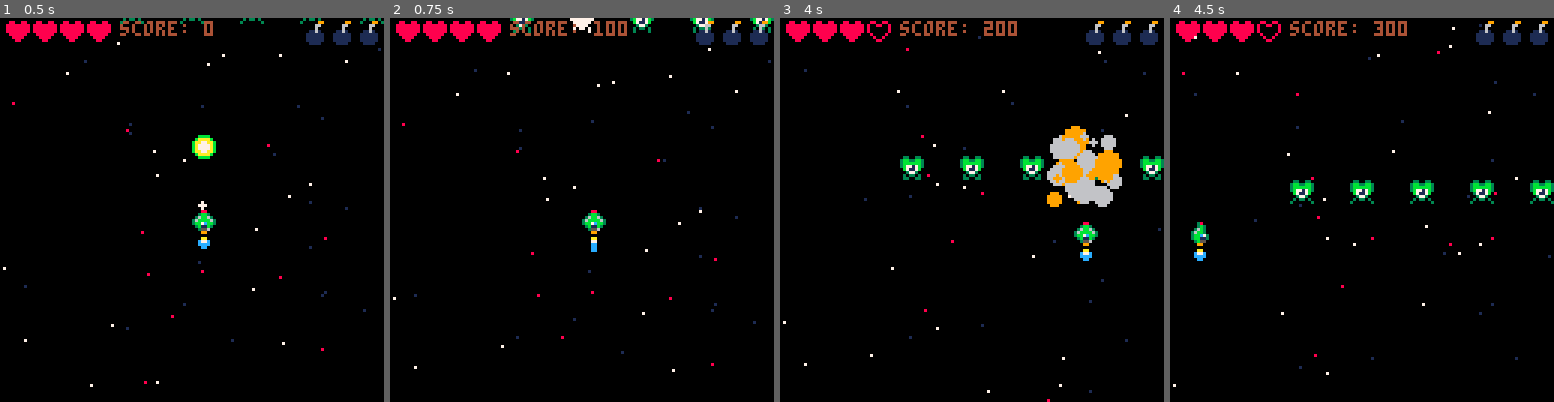
Above: before the commit, frames 1-4 (left to right).
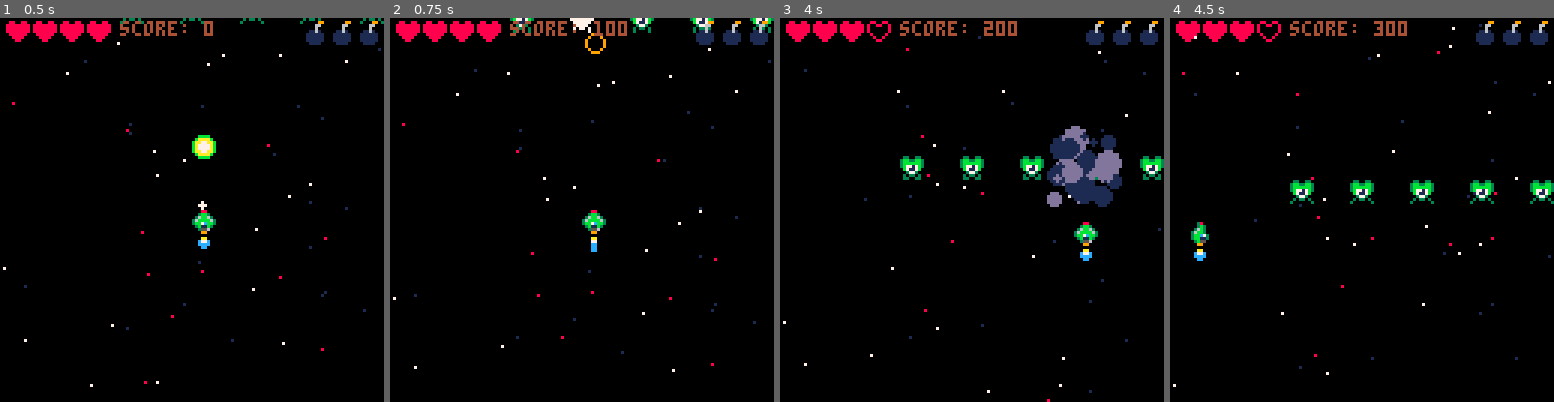
Above: after the commit, the same moments.

Repository: ata-o/shmup
Game: PICO-8 cartridge shmup.p8
Two runs of this game, one before a commit and one after it. Both use one fixed random seed, a clock stepped at 60 frames per second and the inputs below.
Inputs:
- Up to frame 1 (0.5 s): tap X (X key) at 0.33 s
- Up to frame 2 (0.75 s): no input
- Up to frame 3 (4 s): tap X (X key) at 1.07, 1.85, 2.97 s; hold Right 1.6-2.1 s; hold Up 2.15-2.42 s; hold Right 2.47-3.03 s; hold Left 3.08-3.58 s; hold Down 3.63-3.97 s
- Up to frame 4 (4.5 s): hold Right from 4.02 s (still down); tap X (X key) at 4.08 s

Frame 1 is identical in both runs. In frame 2, less than 0.1% of the frame differs, in the area x 50-57%, y 3-10%; in frame 3, 2.9%, in the area x 69-90%, y 28-50%; in frame 4, less than 0.1%.

Commit message:
add: more particles on hit

Diff:
--- a/shmup.p8
+++ b/shmup.p8
@@ -321,6 +321,8 @@
 				game.score += 100
 
 				del(bullets, bul)
+				make_shwave(bul.x+4, bul.y+4, 3, 6, 9, 1)
+				make_sparkle(enem.x+3, enem.y+3, 1, 9)
 
 				enem.hp -= 1
 				enem.flash=3
@@ -328,6 +330,8 @@
 					sfx(3)
 					del(enemies, enem)
 					make_particle(enem.x+3, enem.y+3)
+					make_sparkle(enem.x+3, enem.y+3, 20, 12)
+					make_shwave(enem.x+4, enem.y+4, 2, 25, 7, 3.5)
 				end
 			end
 		end
@@ -382,6 +386,7 @@
 		draw_bullets()
 		draw_enemies()
 		draw_particles()
+		draw_shwaves()
 		draw_ui()
 end
 
@@ -431,6 +436,7 @@
 	init_bullets()
 	init_enemies()
 	init_particles()
+	init_shwaves()
 end
 -->8
 
@@ -499,7 +505,8 @@
 		age=0,
 		maxage=0,
 		size=10,
-		blue=isblue
+		blue=isblue,
+		spark=spark
 	}
 
 	add(particles, part)
@@ -529,11 +536,11 @@
 	}
 	if isblue then
 		age_colors = {
-			{5, 12},
-			{7, 11},
-			{10, 9},
-			{12, 6},
-			{15, 3}
+			{5, 6},
+			{7, 12},
+			{10, 13},
+			{12, 1},
+			{15, 1}
 		}
 	end
 	for _, age_color in ipairs(age_colors) do
@@ -545,9 +552,30 @@
 
 end
 
+function make_sparkle(x,y, cnt, speed)
+	for i=1,cnt do
+		local part={
+			x=x,
+			y=y,
+			sx=(rnd()-0.5)*speed,
+			sy=(rnd()-1)*speed,
+			age=rnd(2),
+			maxage=10+rnd(10),
+			size=1+rnd(4),
+			spark=true
+		}
+
+		add(particles, part)
+	end
+end
+
 function draw_particles()
 	for part in all(particles) do
-		circfill(part.x, part.y, part.size, particle_color(part.age, part.blue))
+		if part.spark then
+			pset(part.x, part.y, 7)
+		else
+			circfill(part.x, part.y, part.size, particle_color(part.age, part.blue))
+		end
 
 		part.x += part.sx
 		part.y += part.sy
@@ -561,6 +589,32 @@
 			if part.size < 0 then
 				del(particles, part)
 			end
+		end
+	end
+end
+
+function init_shwaves()
+	shwaves = {}
+end
+
+function make_shwave(x,y, r, maxr, col, speed)
+	local sw={
+		x=x,
+		y=y,
+		r=r,
+		maxr=maxr,
+		col=col,
+		speed=speed
+	}
+	add(shwaves, sw)
+end
+
+function draw_shwaves()
+	for sw in all(shwaves) do
+		circ(sw.x, sw.y, sw.r, sw.col)
+		sw.r += sw.speed
+		if sw.r > sw.maxr then
+			del(shwaves, sw)
 		end
 	end
 end
